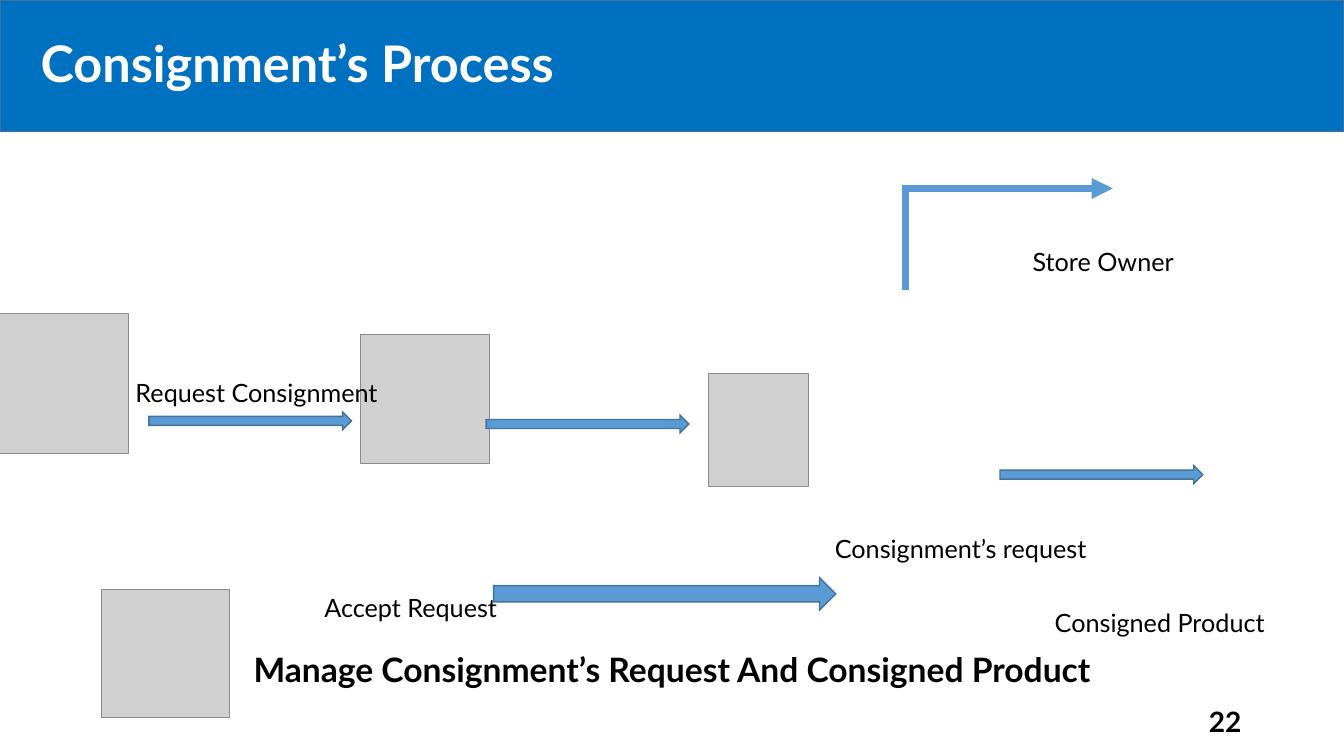
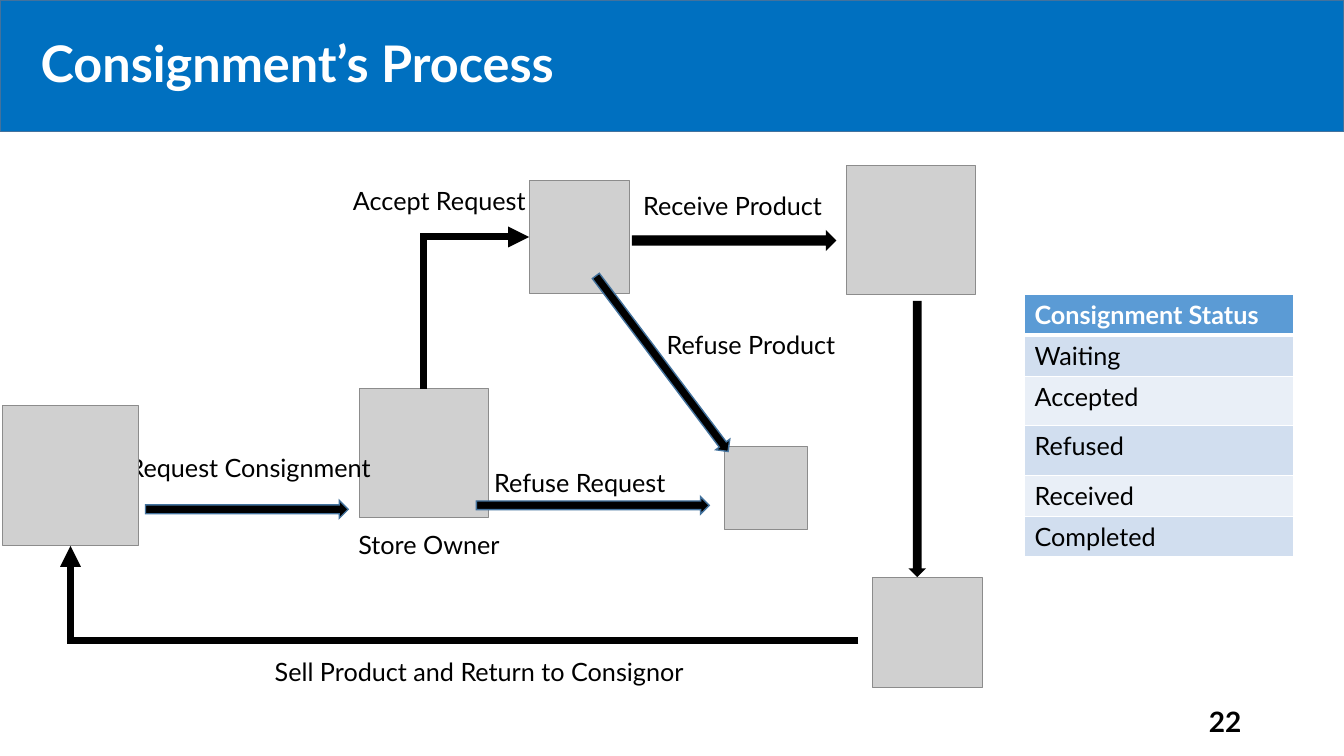
Before and after one commit to tiendan3108/CP, a slide deck: slide 22 of Source/Presentation/PreFinalPresentation.pptx. Drawn at 1344x756 pixels with LibreOffice and Linux fonts; fonts in the diff are those of the drawing; grey boxes stand for pictures. Boxes give left, top, right and bottom in pixels: in the first picture for what was removed or moved away, otherwise in the second. Text is boxed around its words. In the diff, an @@ line names an element or a change of style, - is before the commit and + after.

```diff
--- a/Source/Presentation/PreFinalPresentation.pptx
+++ b/Source/Presentation/PreFinalPresentation.pptx
@@ picture: place and size @@
-picture at box(101, 590, 230, 719)
+picture at box(847, 165, 976, 294)
@@ text "Accept Request" rewrapped from box(324, 596, 497, 622) to box(353, 192, 526, 214) @@
@@ picture: place and size @@
-picture at box(709, 373, 810, 486)
+picture at box(529, 180, 630, 293)
@@ text added at box(643, 196, 822, 216), 18 pt, text #000000 @@
+Receive Product
@@ elbow arrow moved from (906, 290) - (1113, 189) to (423, 389) - (529, 237) @@
@@ elbow arrow (423, 389) - (529, 237): stroke #5B9BD5 5 pt to #000000 5 pt @@
@@ right arrow: place and size @@
-right arrow at box(486, 415, 689, 434)
+right arrow at box(633, 232, 836, 250)
@@ right arrow at box(633, 232, 836, 250): fill #5B9BD5 to #000000; outline #43739E 1 pt to #000000 1 pt @@
@@ right arrow added at box(589, 271, 735, 456), fill #000000, outline #43739E 1 pt @@
@@ table added at box(1024, 294, 1294, 558), 6 rows, 1 columns @@
+Consignment Status
+Waiting
+Accepted
+Refused
+Received
+Completed
@@ right arrow at box(908, 301, 927, 578): fill #5B9BD5 to #000000; outline #43739E 1 pt to none; rotation 0 to 90 degrees @@
@@ text added at box(667, 335, 835, 355), 18 pt, text #000000 @@
+Refuse Product
@@ picture: place and size @@
-picture at box(361, 335, 490, 464)
+picture at box(359, 389, 488, 518)
@@ picture: place and size @@
-picture at box(0, 314, 128, 454)
+picture at box(3, 405, 138, 545)
@@ text "Request Consignment": place and size @@
-text "Request Consignment" at box(135, 381, 378, 407)
+text "Request Consignment" at box(129, 456, 371, 482)
@@ picture added at box(725, 447, 808, 529) @@
@@ text added at box(494, 473, 666, 497), 18 pt, text #000000 @@
+Refuse Request
@@ right arrow: place and size @@
-right arrow at box(149, 412, 352, 431)
+right arrow at box(145, 500, 348, 518)
@@ right arrow at box(145, 500, 348, 518): fill #5B9BD5 to #000000 @@
@@ right arrow added at box(477, 497, 710, 514), fill #000000, outline #43739E 1 pt @@
@@ text "Store Owner": place and size @@
-text "Store Owner" at box(1033, 252, 1173, 272)
+text "Store Owner" at box(358, 535, 499, 555)
@@ text removed at box(835, 539, 1086, 563) @@
-Consignment’s request
@@ elbow arrow added from (859, 640) to (71, 546), #000000 5 pt @@
@@ right arrow removed at box(494, 578, 836, 610) @@
@@ picture added at box(872, 578, 982, 688) @@
@@ text removed at box(1055, 613, 1265, 637) @@
-Consigned Product
@@ text removed at box(254, 656, 1091, 688) @@
-Manage Consignment’s Request And Consigned Product
@@ text added at box(275, 662, 683, 685), 18 pt, text #000000 @@
+Sell Product and Return to Consignor
```
Also in this commit, not shown: 21 slides added.
